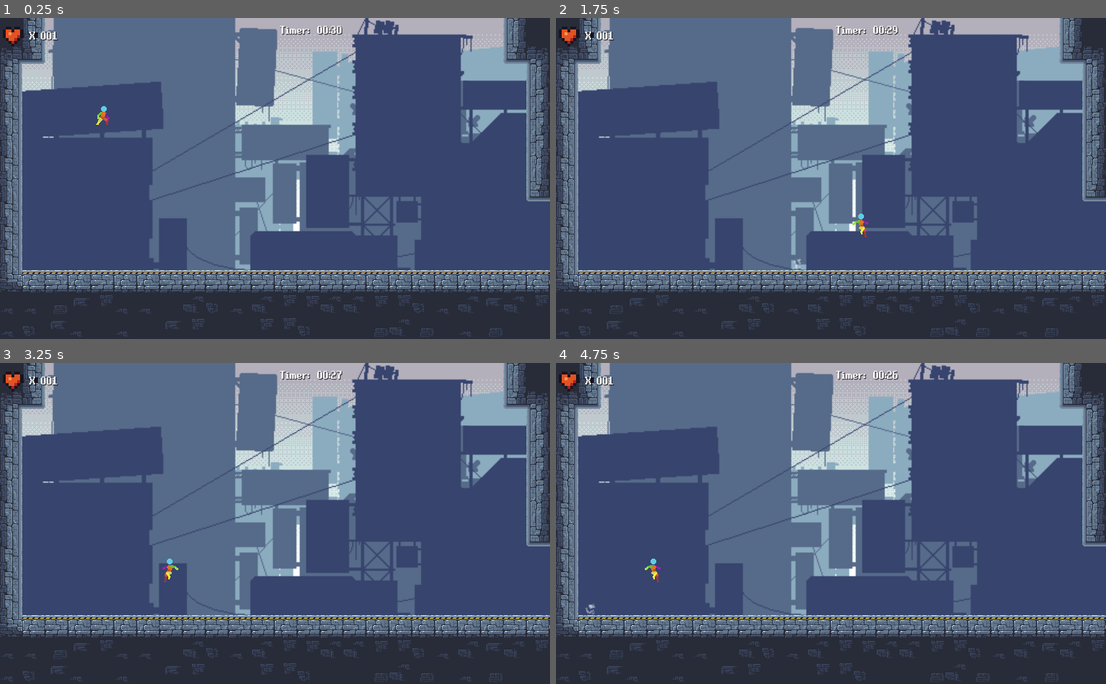
Above: before the commit, frames 1-4 (two rows, left to right).
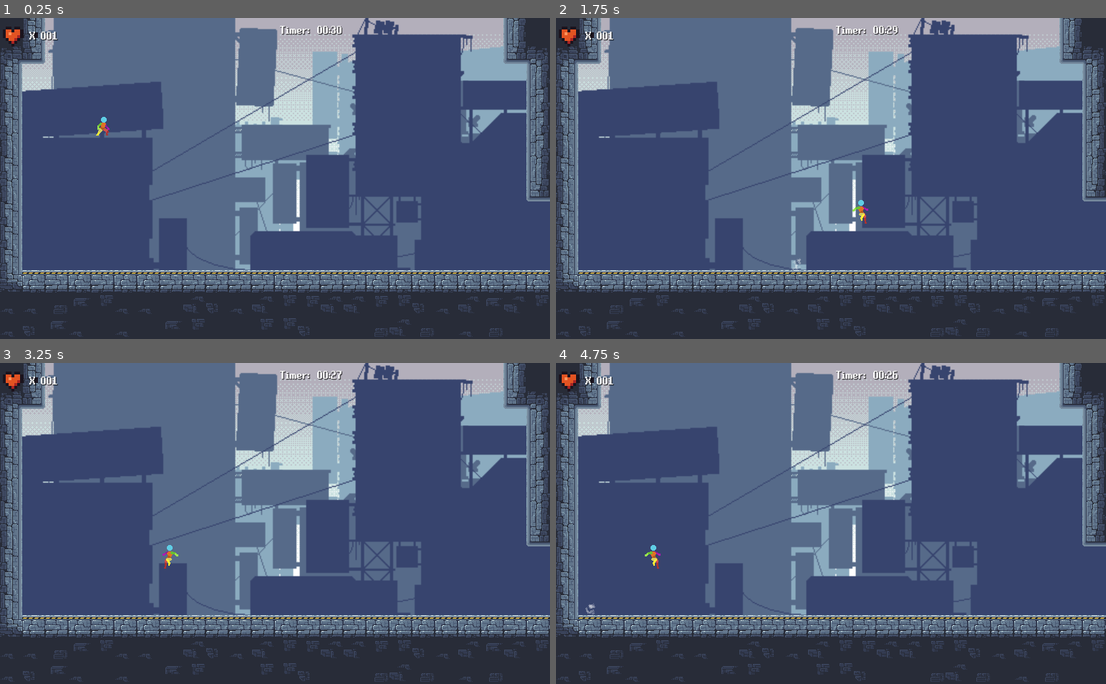
Above: after the commit, the same moments.

Repository: Eduardo-Pyment/Alquimista_dos_Sonhos-A_ultima_semente
Game: Godot game, scene res://Scenes/node_2d.tscn
Two runs of this game, one before a commit and one after it. Both use one fixed random seed, a clock stepped at 60 frames per second and the inputs below. This scene is started directly instead of the project's main scene.
Inputs:
- Up to frame 1 (0.25 s): no input
- Up to frame 2 (1.75 s): tap Enter (ui_accept) at 0.5, 0.77, 1.52 s; hold Right (ui_right) from 0.53 s (still down)
- Up to frame 3 (3.25 s): release Right (ui_right) at 2.03 s; hold Left (ui_left) from 2.03 s (still down); tap Enter (ui_accept) at 3.02 s
- Up to frame 4 (4.75 s): tap Enter (ui_accept) at 3.77, 4.52 s; release Left (ui_left) at 4.28 s; hold Right (ui_right) from 4.28 s (still down)

The runs differ from the first frame. In frame 1, 0.1% of the frame differs, in the area x 17-20%, y 27-37%; in frame 2, 0.1%, in the area x 53-57%, y 56-69%; in frame 3, 0.1%; in frame 4, 0.1%.

Commit message:
arrumando pulo
pulo valor original

Diff:
--- a/Assets/Textures/Animation/Player/Player.gd
+++ b/Assets/Textures/Animation/Player/Player.gd
@@ -13,7 +13,7 @@
 var recovery_duration: float = 0.1
 
 @export var TempoPuloAlturaMax: float = 0.3
-@export var PuloAltura: float = 50
+@export var PuloAltura: float = 70
 @export var PuloDistancia: int = 3
 
 signal player_morreu()
